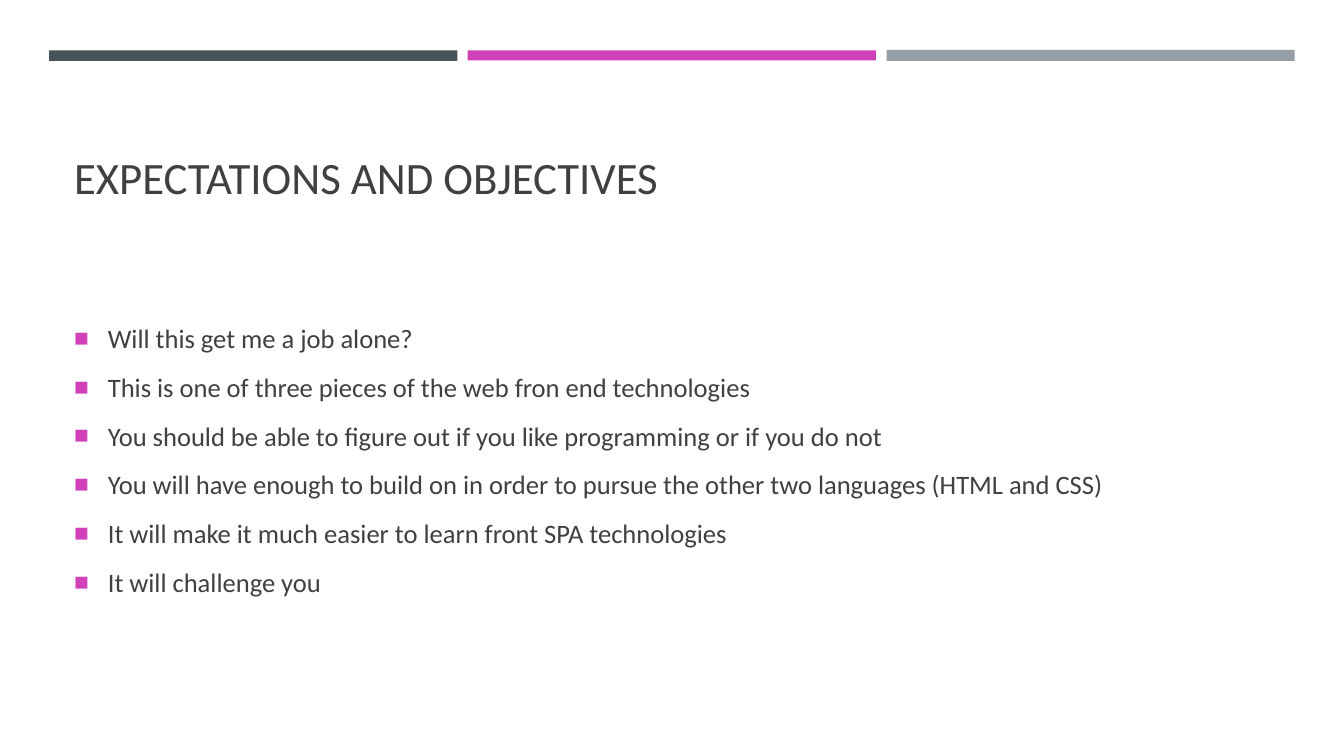
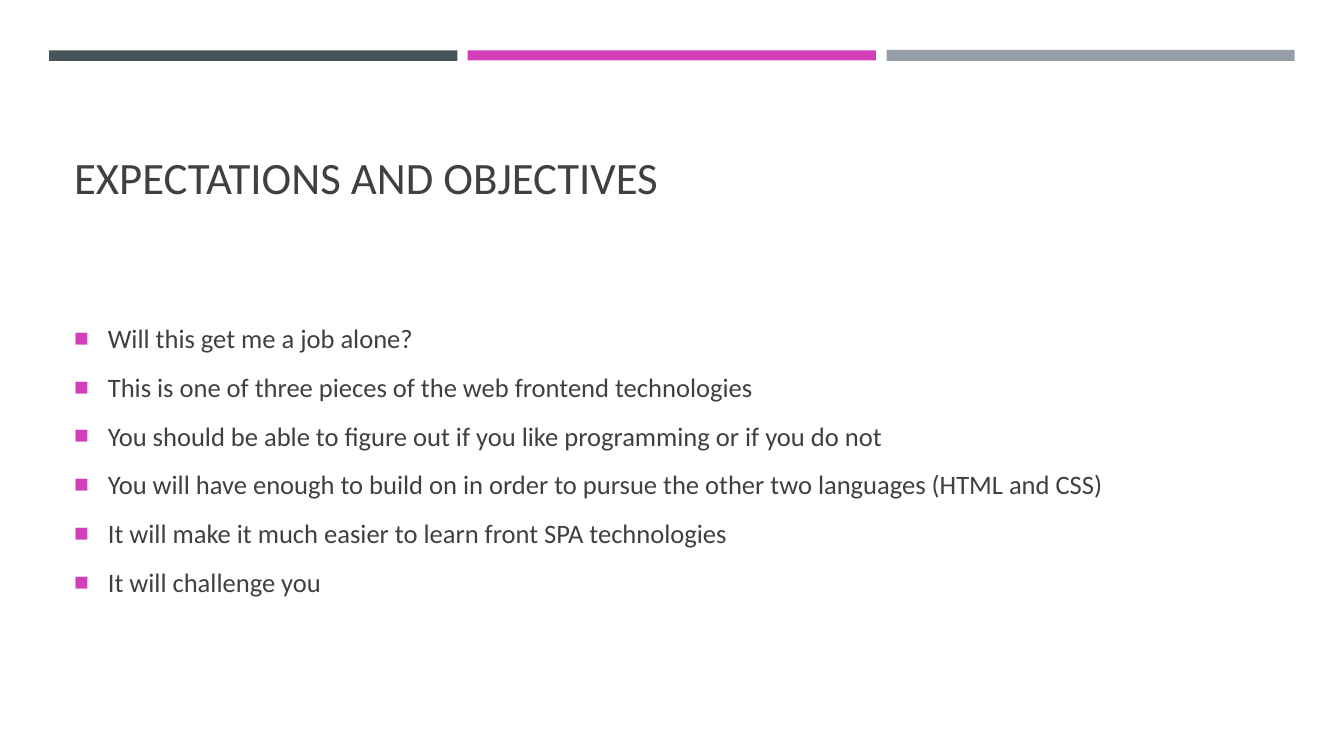
Before and after one commit to zacharysandberg/JavaScriptForNewProgrammersCourse, a slide deck: slide 2 of Week1/Week1.pptx. Drawn at 1344x756 pixels with LibreOffice and Linux fonts; fonts in the diff are those of the drawing. Boxes give left, top, right and bottom in pixels: in the first picture for what was removed or moved away, otherwise in the second. Text is boxed around its words. In the diff, an @@ line names an element or a change of style, - is before the commit and + after.

```diff
--- a/Week1/Week1.pptx
+++ b/Week1/Week1.pptx
@@ text at (108,378,752,402): text changed @@
-■ This is one of three pieces of the web fron end technologies
+■ This is one of three pieces of the web frontend technologies
```
Also in this commit, not shown: 4 other slides changed, 8 slides added, 1 other file.
